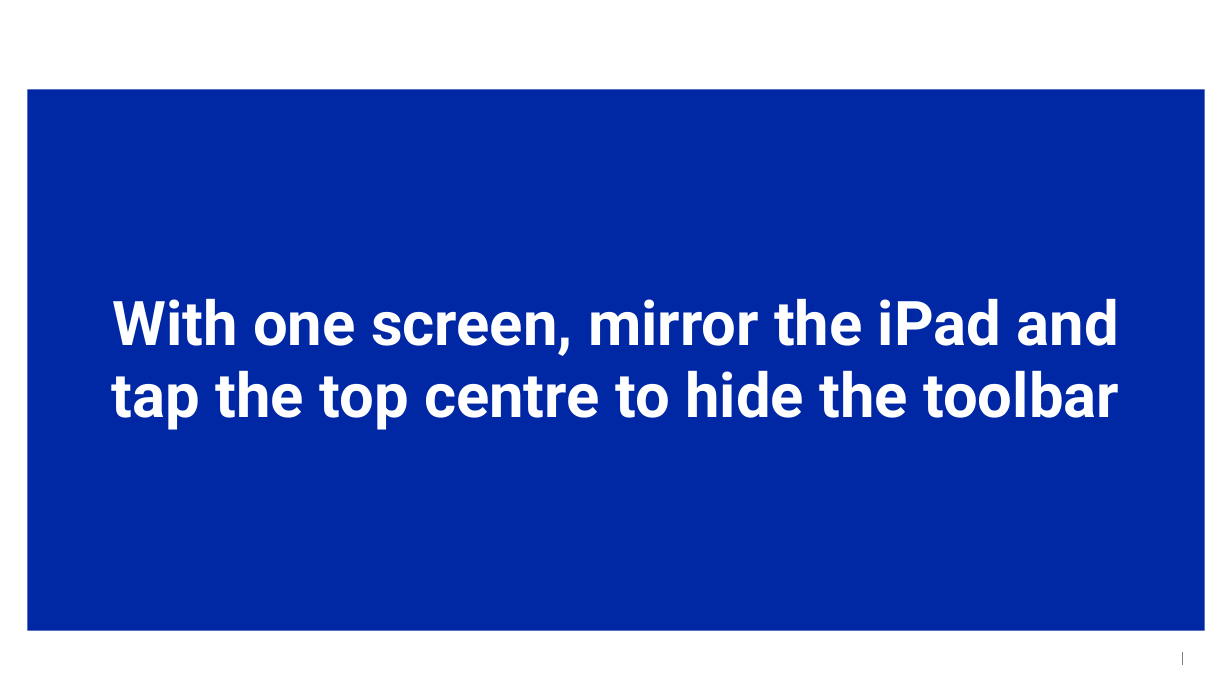
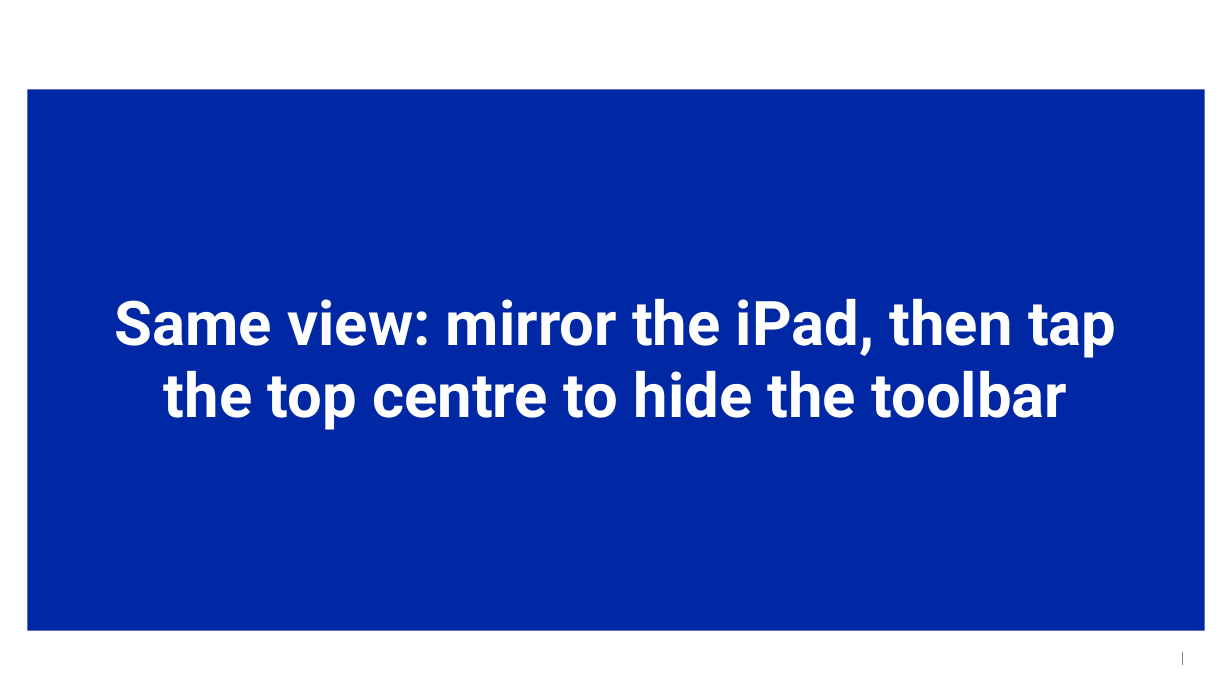
Before and after one commit to tessonec/bdlt-pdf-presenter, a slide deck: slide 9 of source/guide-deck.pptx. Drawn at 1232x693 pixels with LibreOffice and Linux fonts; fonts in the diff are those of the drawing; background and template pictures are left out. Boxes give left, top, right and bottom in pixels: in the first picture for what was removed or moved away, otherwise in the second. Text is boxed around its words. In the diff, an @@ line names an element or a change of style, - is before the commit and + after.

```diff
--- a/source/guide-deck.pptx
+++ b/source/guide-deck.pptx
@@ title at (x1=115, y1=298, x2=1116, y2=430): text changed @@
-With one screen, mirror the iPad and tap the top centre to hide the toolbar
+Same view: mirror the iPad, then tap the top centre to hide the toolbar
```
Also in this commit, not shown: 2 other slides changed, 3 other files.
